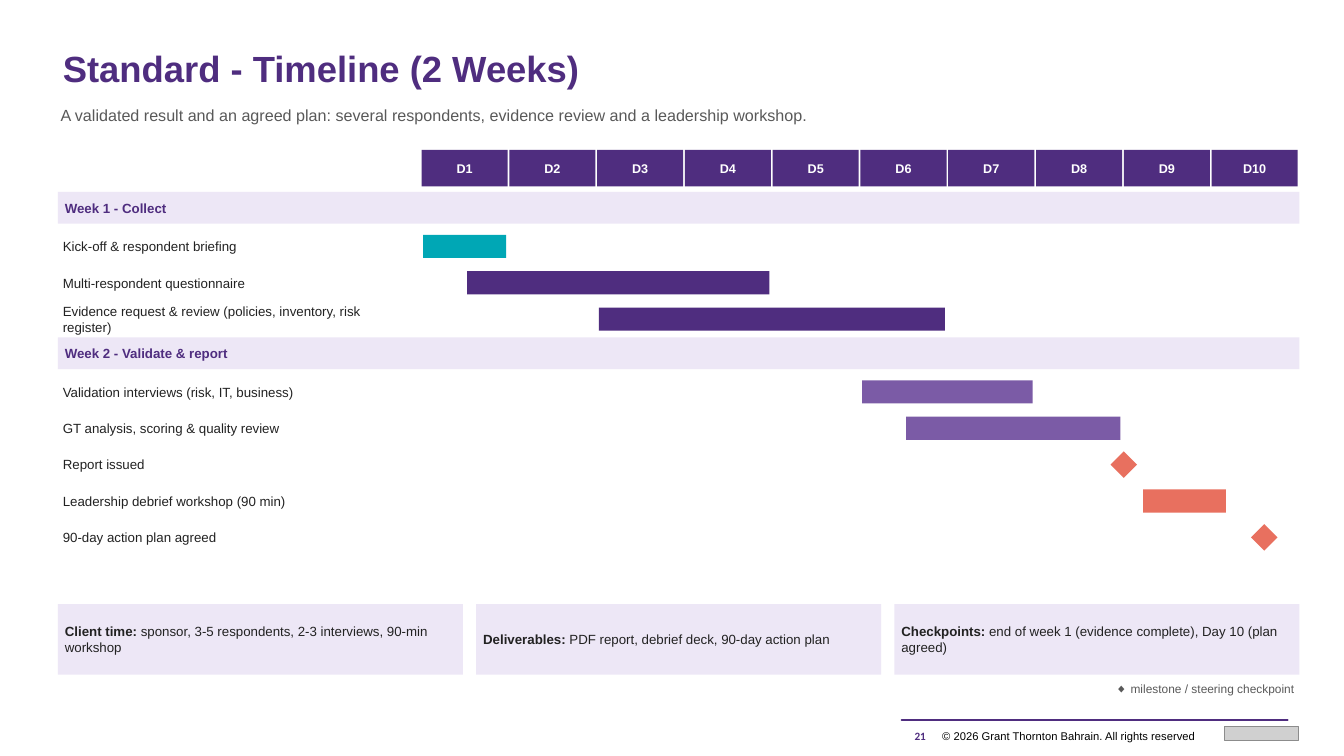
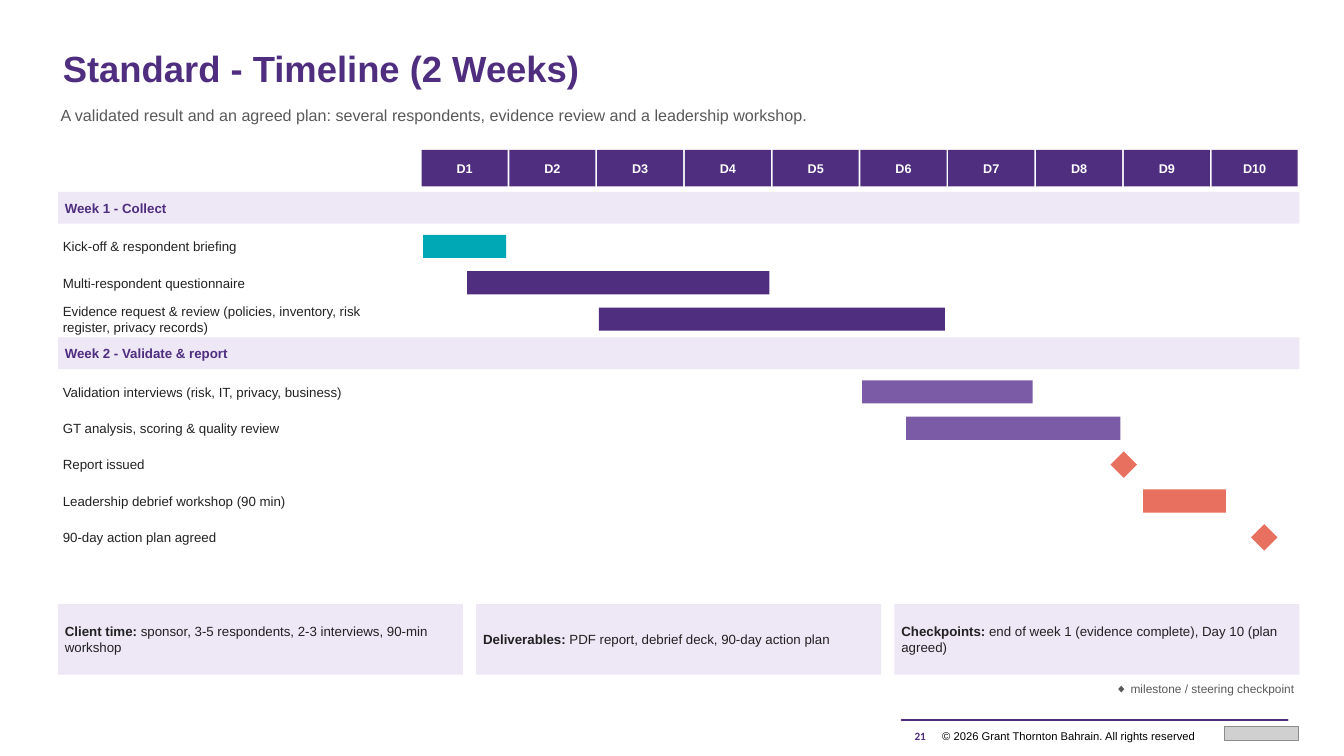
Before and after one commit to mahekdevangtrivedi-wq/GT-AI-Service-Line, a slide deck: slide 21 of 01_AI_Governance_Risk_Compliance/1.3_AI_Readiness_Assessment_Tool/GT_AI_Readiness_Assessment_Proposal.pptx. Drawn at 1344x756 pixels with LibreOffice and Linux fonts; fonts in the diff are those of the drawing; grey boxes stand for pictures. Boxes give left, top, right and bottom in pixels: in the first picture for what was removed or moved away, otherwise in the second. Text is boxed around its words. In the diff, an @@ line names an element or a change of style, - is before the commit and + after.

```diff
--- a/01_AI_Governance_Risk_Compliance/1.3_AI_Readiness_Assessment_Tool/GT_AI_Readiness_Assessment_Proposal.pptx
+++ b/01_AI_Governance_Risk_Compliance/1.3_AI_Readiness_Assessment_Tool/GT_AI_Readiness_Assessment_Proposal.pptx
@@ text at <box>63,306,361,335</box>: text changed @@
-Evidence request & review (policies, inventory, risk register)
+Evidence request & review (policies, inventory, risk register, privacy records)
@@ text at <box>63,387,342,400</box>: text changed @@
-Validation interviews (risk, IT, business)
+Validation interviews (risk, IT, privacy, business)
```
Also in this commit, not shown: 14 other slides changed, 2 slides added, 2 slides removed, 33 other files.
